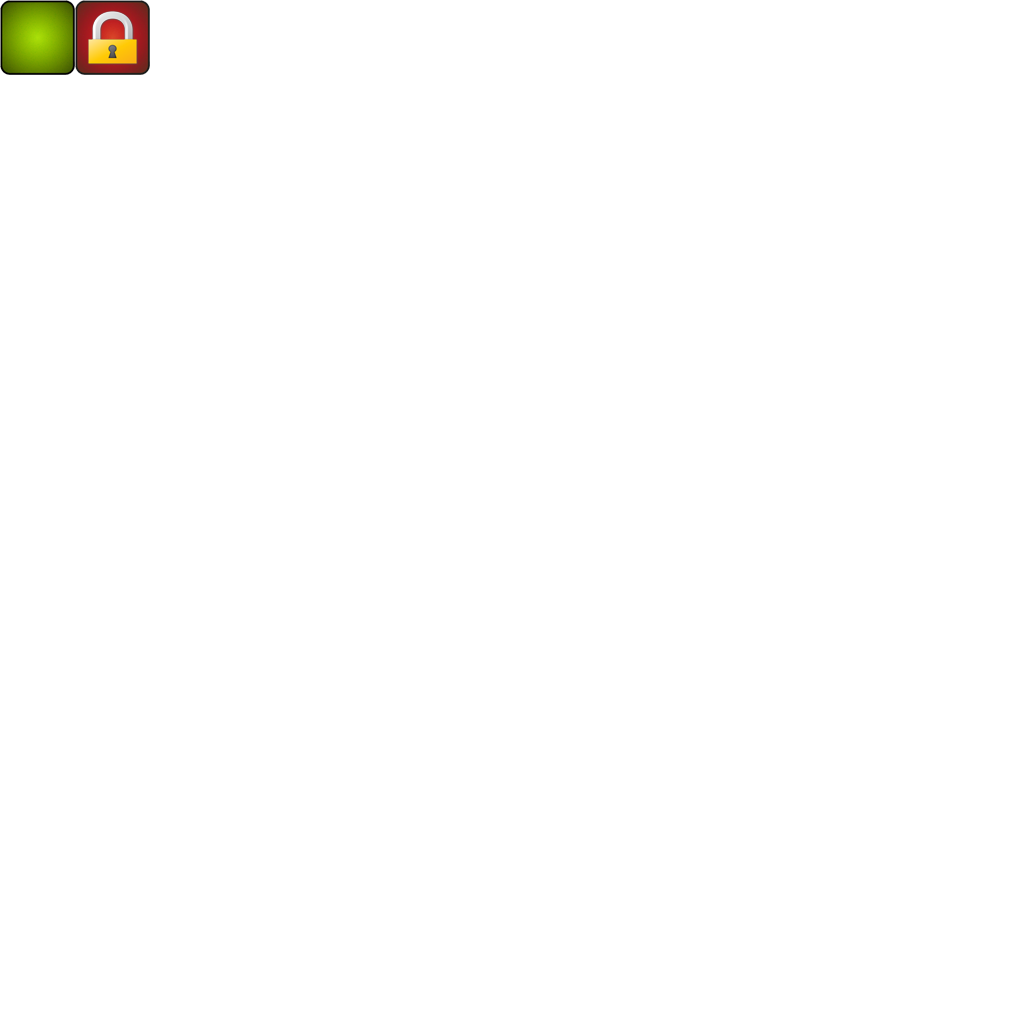
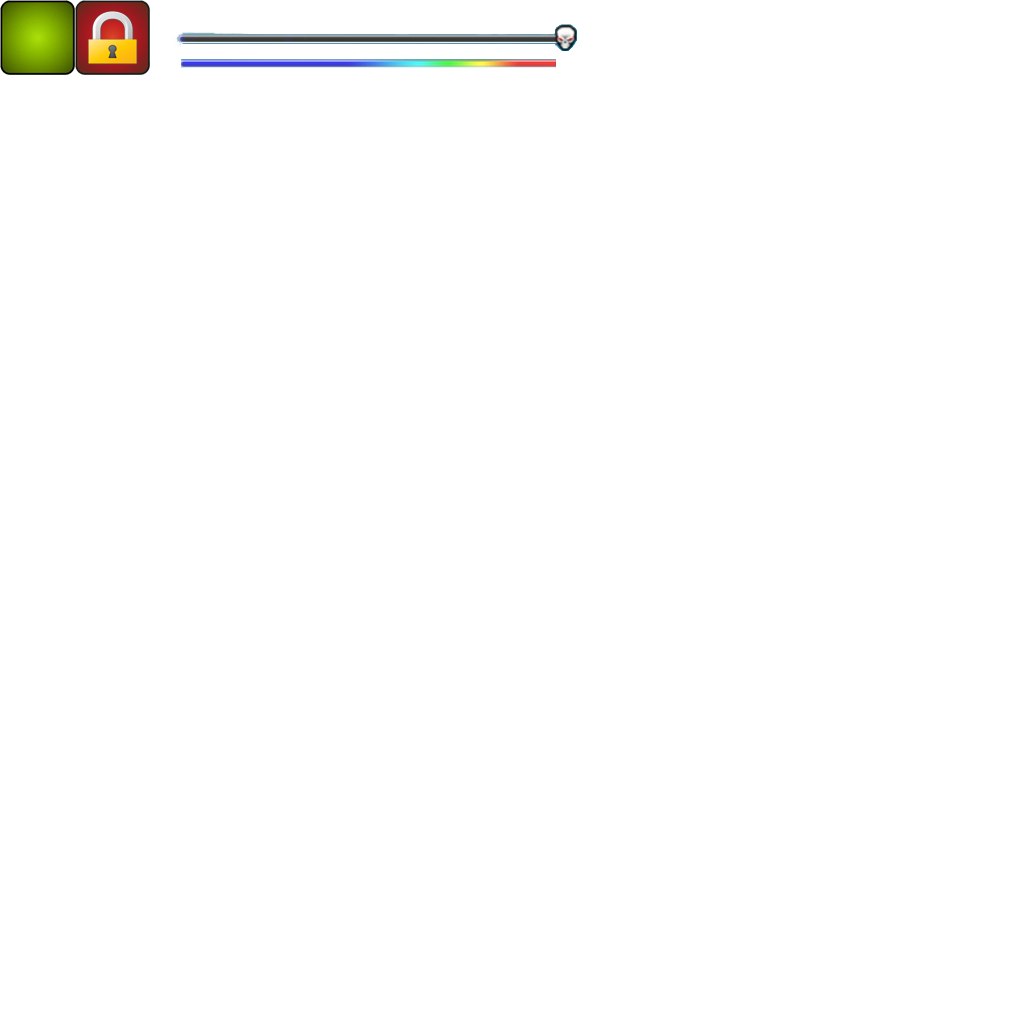
Two versions of the same layered image (1024x1024). Layer-by-layer changes:
renamed "Layer 3" to "Layer 2", opacity 90% → 100%, moved it above "Layer 1", painted on it over [176, 28, 556, 68]
renamed "Layer 2" to "Layer 1", painted on it over [176, 24, 577, 66]
